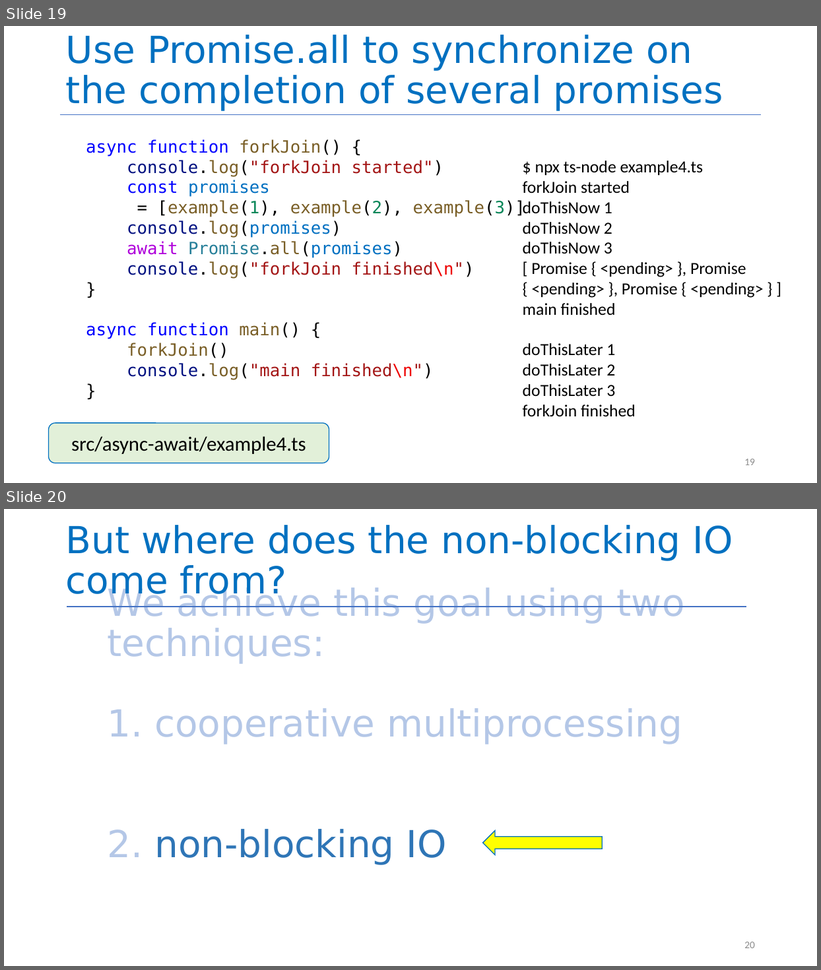
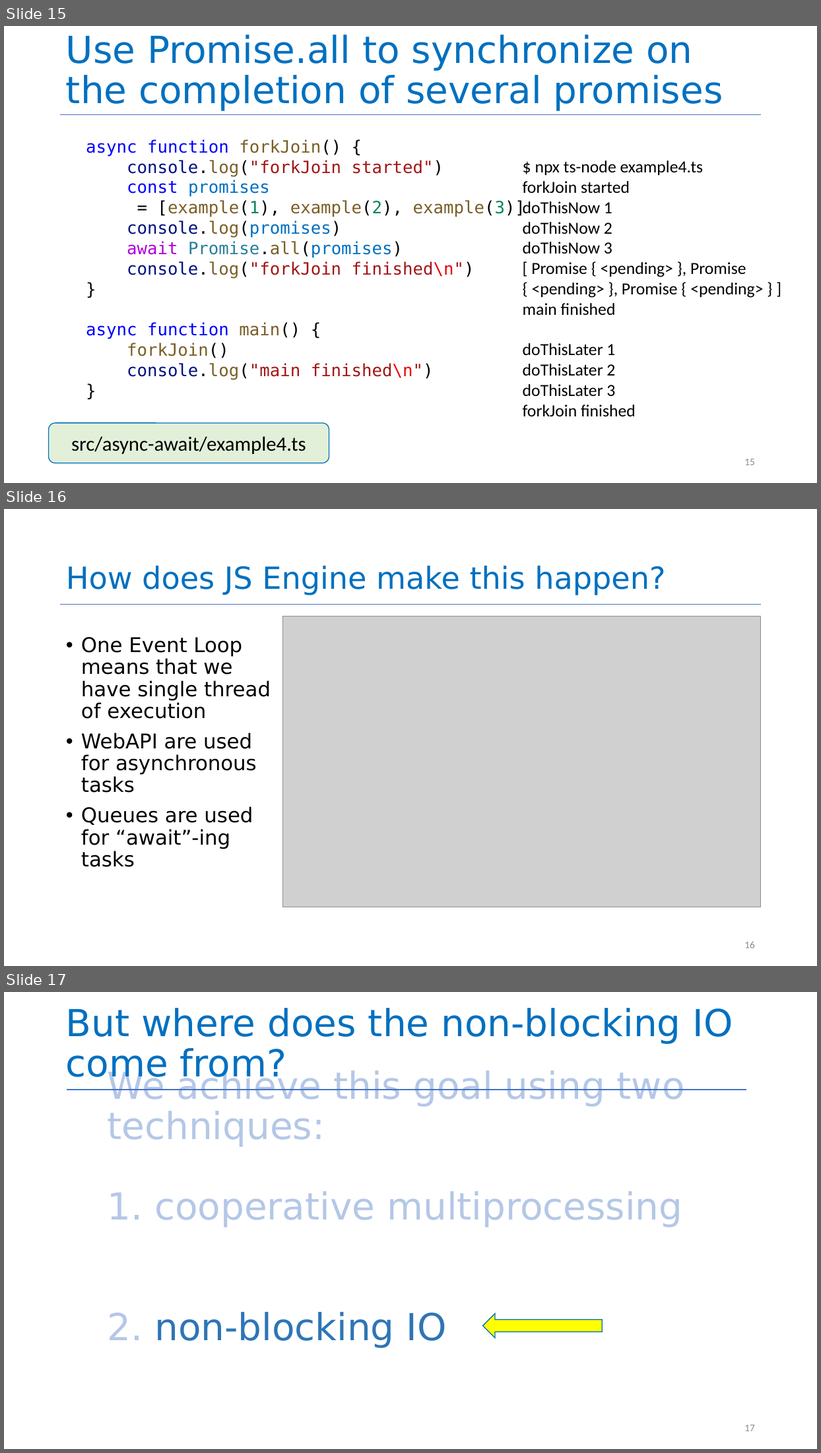
Before and after one commit to neu-se/CS4530-Fall-2024, a slide deck: Slides/Module 06 Concurrency Patterns in Typescript.pptx. Shown one above the other, each under a label of ours: slides 19 and 20 before the commit, slides 15, 16 and 17 after it. The pictures are 821x970 and 821x1453 pixels, drawn with LibreOffice and Linux fonts; fonts in the diff are those of the drawing; grey boxes stand for pictures. Boxes give left, top, right and bottom in pixels: in the first picture for what was removed or moved away, otherwise in the second. Text is boxed around its words. In the diff, an @@ line names an element or a change of style, - is before the commit and + after.

Commit message:
updated slides with new visualizations for event loop

```diff
--- a/Slides/Module 06 Concurrency Patterns in Typescript.pptx
+++ b/Slides/Module 06 Concurrency Patterns in Typescript.pptx
@@ slide 16 added at <box>4,509,817,966</box>, background #FFFFFF @@
@@ title added at <box>66,566,665,595</box>, 36 pt, text #0070C0 @@
+How does JS Engine make this happen?
@@ line added from (60, 604) to (762, 604), #4472C4 0.5 pt @@
@@ picture added at <box>283,617,760,908</box> @@
@@ text added at <box>81,637,271,867</box>, 24 pt, text #000000 @@
+• One Event Loop means that we have single thread of execution
+• WebAPI are used for asynchronous tasks
+• Queues are used for “await”-ing tasks
@@ page number added at <box>745,941,755,949</box>, 12 pt, text #8C8C8C @@
+16
@@ what was slide 19 is now slide 15 @@
@@ page number at <box>745,459,755,466</box>: text changed @@
-19
+15
@@ what was slide 20 is now slide 17 @@
@@ page number at <box>745,1425,755,1432</box>: text changed @@
-20
+17
```
Also in this commit, not shown: 5 slides changed, 1 other slide added, 4 slides removed, 1 other file.
